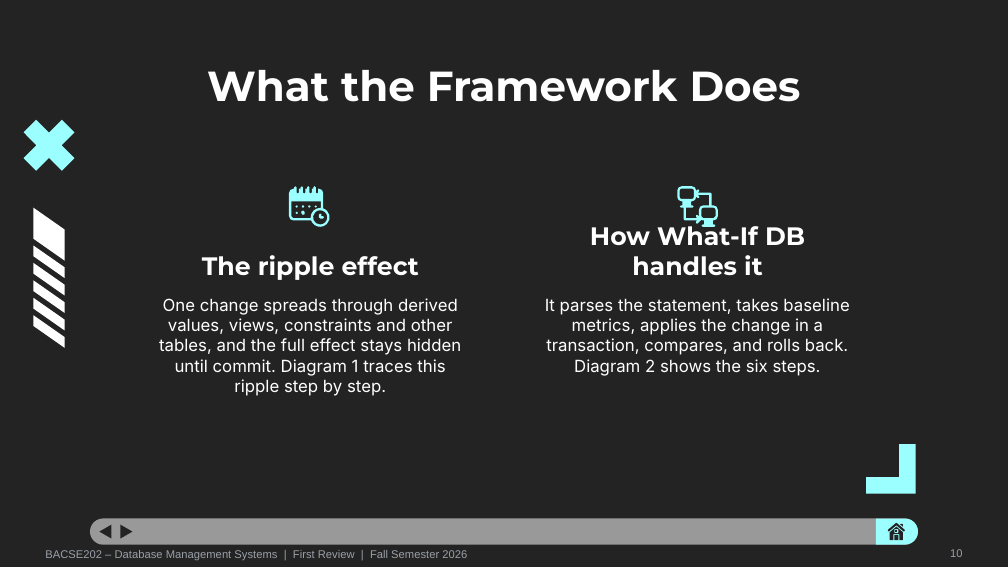
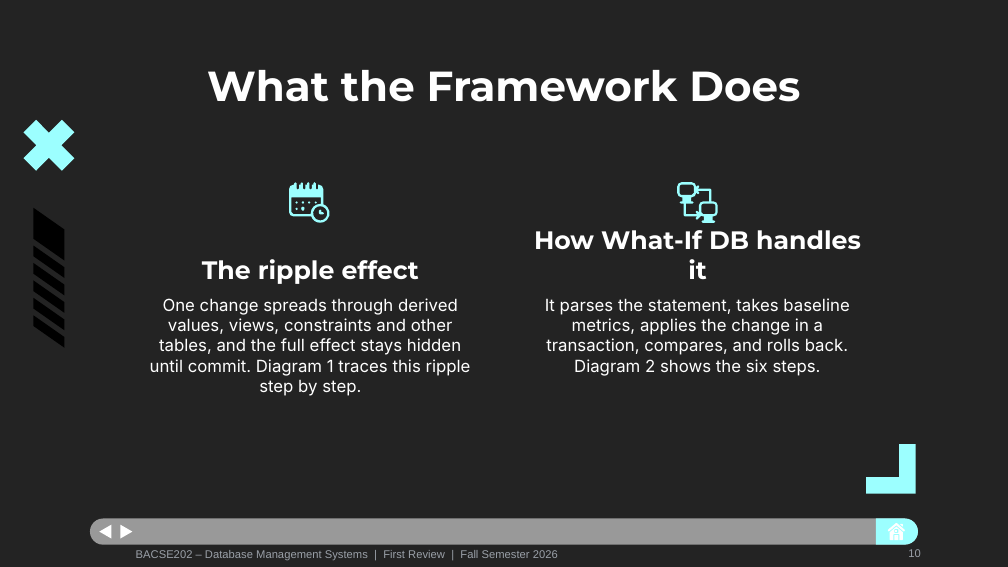
Before and after one commit to prakritijha26/DatabaseSystems_Project, a slide deck: slide 10 of WhatIf_Database_Review_1.pptx. Drawn at 1008x567 pixels with LibreOffice and Linux fonts; fonts in the diff are those of the drawing. Boxes give left, top, right and bottom in pixels: in the first picture for what was removed or moved away, otherwise in the second. Text is boxed around its words. In the diff, an @@ line names an element or a change of style, - is before the commit and + after.

```diff
--- a/WhatIf_Database_Review_1.pptx
+++ b/WhatIf_Database_Review_1.pptx
@@ 7 freeform shapes: place and size @@
-7 freeform shapes at <box>289,186,718,227</box>
+7 freeform shapes at <box>289,182,718,223</box>
@@ freeform shape at <box>295,208,297,210</box>: outline redrawn @@
@@ freeform shape: place and size @@
-freeform shape at <box>295,212,297,214</box>
+freeform shape at <box>295,202,297,204</box>
@@ subtitle "How What-If DB handles it" rewrapped from <box>590,221,805,275</box> to <box>534,230,861,279</box> @@
@@ subtitle "The ripple effect": place and size @@
-subtitle "The ripple effect" at <box>202,255,419,280</box>
+subtitle "The ripple effect" at <box>202,259,419,284</box>
@@ subtitle "One change spreads through derived ..." rewrapped from <box>159,298,461,396</box> to <box>150,298,471,396</box> @@
@@ fill #FFFFFF to #000000 in 6 elements at <box>33,208,65,260</box>, <box>33,246,65,278</box>, <box>33,263,65,295</box>, <box>33,280,65,312</box>, <box>33,298,65,331</box>, <box>33,316,65,348</box> @@
@@ freeform shape at <box>888,523,905,531</box>: fill #232323 to #FFFFFF; outline redrawn @@
@@ fill #232323 to #FFFFFF in 5 elements at <box>100,524,112,538</box>, <box>121,524,133,538</box>, <box>900,524,903,527</box>, <box>895,530,897,532</box>, <box>890,526,903,539</box> @@
@@ freeform shape at <box>894,535,898,540</box>: fill #232323 to #FFFFFF; outline redrawn @@
@@ text "BACSE202 – Database Management Systems ...": place and size @@
-text "BACSE202 – Database Management Systems ..." at <box>45,550,467,560</box>
+text "BACSE202 – Database Management Systems ..." at <box>136,550,558,560</box>
@@ text "10": place and size @@
-text "10" at <box>950,549,962,557</box>
+text "10" at <box>908,549,920,557</box>
```
Also in this commit, not shown: 15 other slides changed, 2 other files.
